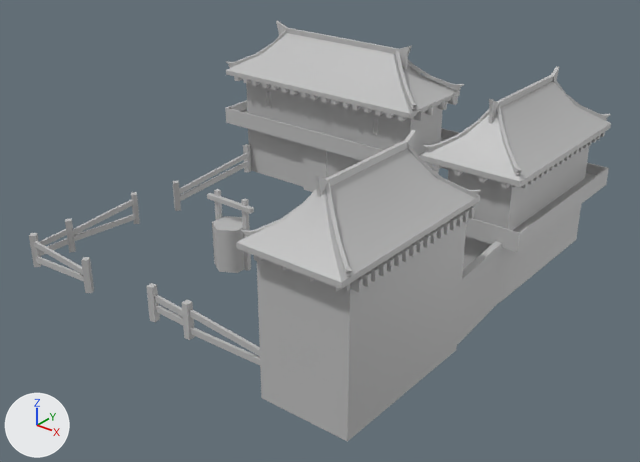
The COLLADA model art/meshes/structural/han_market.dae as it was, and as the next commit left it.
Rendered twice from a 50 mm lens placed at (0.905, -1.084, 0.736), pointed at (0.038, -0.001, 0.064). Every picture has the same lights, and +X, +Y and +Z are marked at lower left. Vertices at the same position are counted once.

Names of what the first picture shows: 'market'.
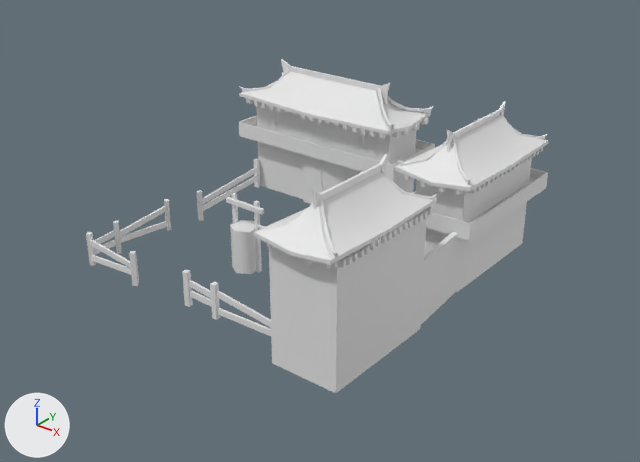
The change, as a diff of the scene's bpy script:
```diff
--- a/art/meshes/structural/han_market.dae.py
+++ b/art/meshes/structural/han_market.dae.py
@@ me_market @@
 # used by ob_market; location = (0.0, 0.0, 0.0)
-me_market.from_pydata(...)  # 2279 vertices, 2713 faces; spans x -0.399..0.381, y -0.378..0.401, z -0.044..0.335
-me_market.materials.append(mat_material_002_001)  # grey #bebebe
+me_market.from_pydata(...)  # 2279 vertices, 2713 faces; spans x -0.399..0.381, y -0.378..0.401, z -0.044..0.278
+# me_market part 1: the loose piece of 62 vertices spanning x 0.287..0.293, y -0.322..-0.112, z 0.289..0.335 is moved by (0.0, 0.0, -0.056)
+# me_market part 2: the loose piece of 62 vertices spanning x -0.324..0.009, y 0.305..0.311, z 0.278..0.324 is moved by (0.0, 0.0, -0.056)
+# me_market part 3: the loose piece of 62 vertices spanning x 0.284..0.29, y 0.107..0.344, z 0.278..0.324 is moved by (0.0, 0.0, -0.056)
+# me_market part 4: the loose piece of 16 vertices spanning x -0.032..-0.022, y 0.25..0.253, z 0.155..0.19 is scaled about its middle by (1, 1, 0.647), then moved by (0.0, 0.0, -0.017)
+# me_market part 5: the loose piece of 16 vertices spanning x -0.305..-0.295, y 0.25..0.253, z 0.155..0.19 is scaled about its middle by (1, 1, 0.647), then moved by (0.0, 0.0, -0.017)
+# me_market part 6: 1115 of 2279 vertices moved; they spanned x 0.199..0.381, y -0.378..0.401, z 0.109..0.321 and now span x 0.199..0.381, y -0.378..0.401, z 0.108..0.265; mean shift (0.0, 0.0, -0.031); largest move (0.289, -0.306, 0.315) -> (0.289, -0.306, 0.258)
+# me_market part 7: 575 of 2279 vertices moved; they spanned x -0.399..0.086, y 0.22..0.397, z 0.114..0.31 and now span x -0.399..0.086, y 0.22..0.397, z 0.113..0.254; mean shift (0.0, 0.0, -0.029); largest move (-0.298, 0.309, 0.304) -> (-0.298, 0.309, 0.247)
@@ ob_market @@
 ob_market.location = (0.0, 0.0, 0.0)
+ob_market.scale = (0.795, 0.795, 1.0)
```

Location of each change, (x1, y1, x2, y2) in pixels of the pictures (640 x 462 px; the box of a moved part takes in the faces that stretch with it):
'market', recoloured, reshaped, rescaled (grey to white, 21% narrower, 21% shorter): before (29, 21, 611, 442); after (86, 59, 548, 393)
part 1 of me_market, moved or reshaped: before (314, 129, 416, 198); after (311, 154, 387, 209)
part 2 of me_market, moved or reshaped: before (276, 21, 412, 69); after (281, 59, 391, 105)
part 3 of me_market, moved or reshaped: before (489, 66, 559, 124); after (447, 101, 506, 152)
part 4 of me_market, moved or reshaped: before (373, 117, 378, 135); after (360, 136, 364, 148)
part 5 of me_market, moved or reshaped: before (267, 91, 271, 108); after (273, 114, 277, 125)
part 6 of me_market, moved or reshaped: before (236, 77, 611, 368); after (254, 112, 548, 324)
part 7 of me_market, moved or reshaped: before (225, 30, 464, 179); after (239, 68, 435, 194)
